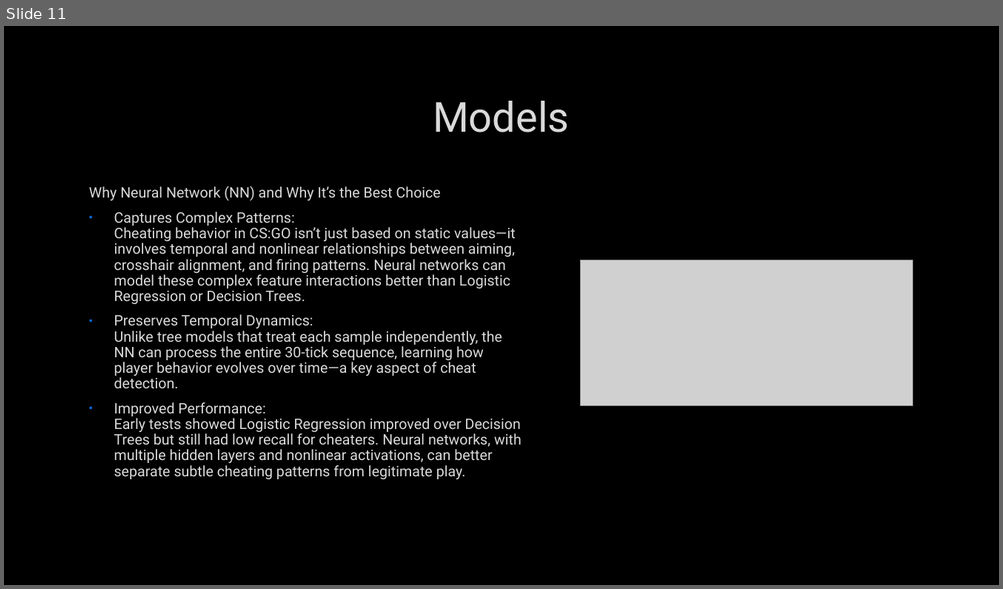
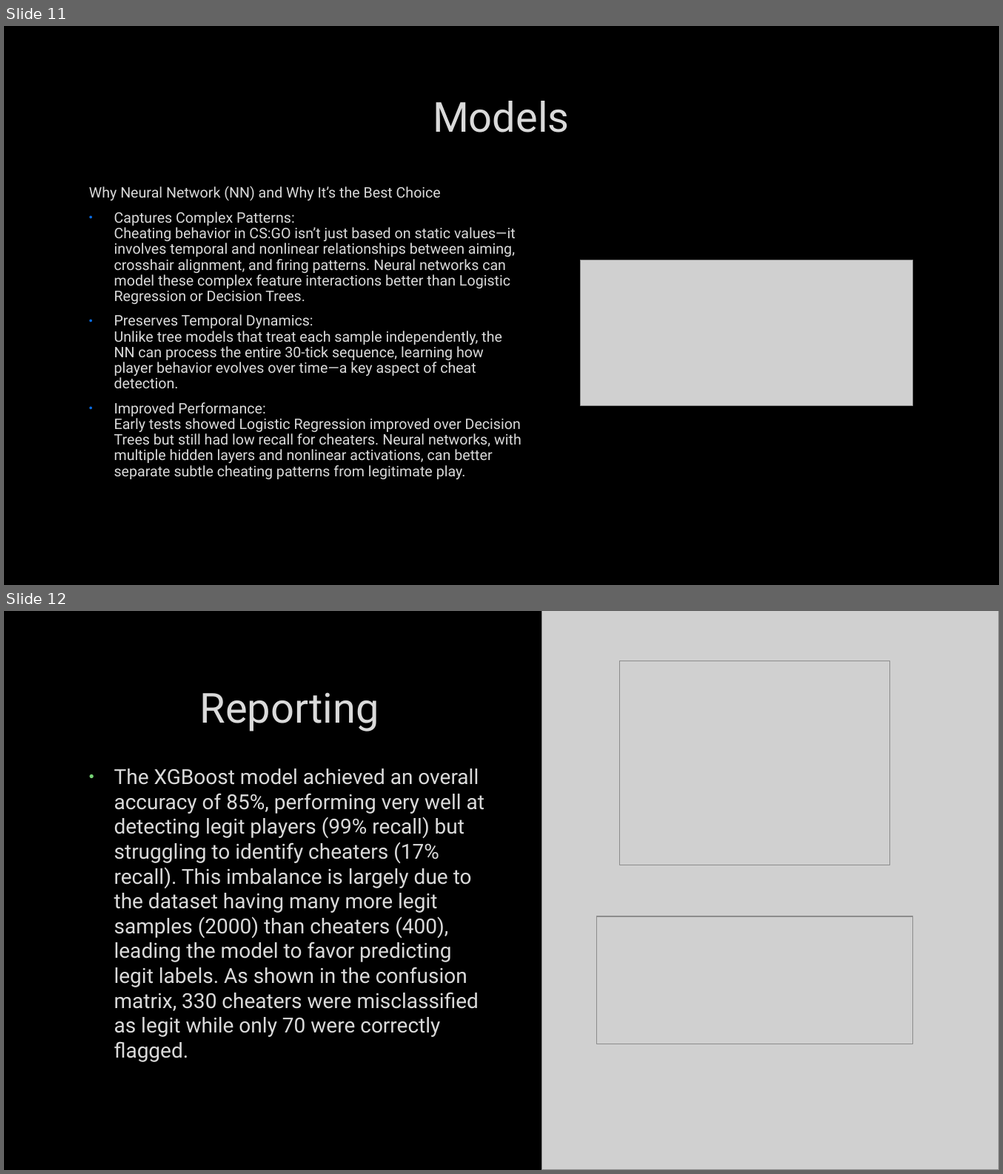
Before and after one commit to KSaB22/datascience, a slide deck: Pipeline presentation.pptx. Shown one above the other, each under a label of ours: slide 11 before the commit, slides 11 and 12 after it. The pictures are 1003x589 and 1003x1174 pixels, drawn with LibreOffice and Linux fonts; fonts in the diff are those of the drawing; grey boxes stand for pictures; background and template pictures are left out. Boxes give left, top, right and bottom in pixels: in the first picture for what was removed or moved away, otherwise in the second. Text is boxed around its words. In the diff, an @@ line names an element or a change of style, - is before the commit and + after.

```diff
--- a/Pipeline presentation.pptx
+++ b/Pipeline presentation.pptx
@@ slide 12 added at (4,611,999,1170), background picture (left out) @@
@@ picture added at (541,611,999,1170) @@
@@ picture added at (620,661,890,866) @@
@@ title added at (200,692,379,732), 40 pt, text #DADADA @@
+Reporting
@@ text added at (114,769,484,1062), 20 pt, text #DADADA @@
+• The XGBoost model achieved an overall accuracy of 85%, performing very well at detecting legit players (99% recall) but struggling to identify cheaters (17% recall). This imbalance is largely due to the dataset having many more legit samples (2000) than cheaters (400), leading the model to favor predicting legit labels. As shown in the confusion matrix, 330 cheaters were misclassified as legit while only 70 were correctly flagged.
@@ picture added at (597,917,913,1045) @@
```
Also in this commit, not shown: 1 slide changed, 1 other slide added, 1 slide removed, 1 other file.
